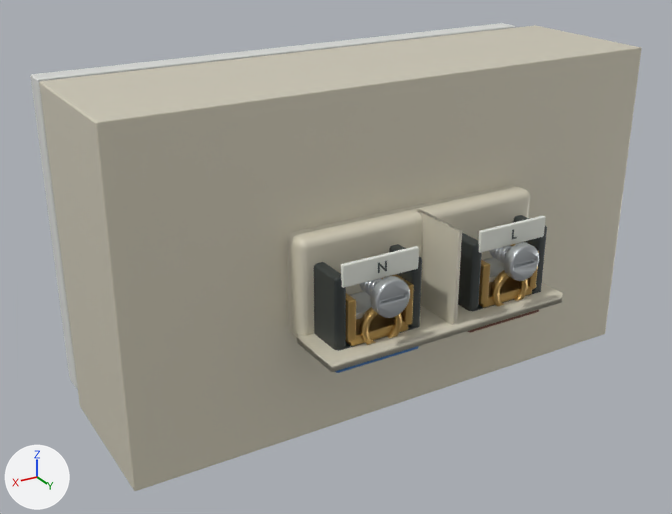
The glTF model lab/public/models/chime_default.glb as it was, and as the next commit left it.
One viewpoint serves both versions: a 50 mm lens placed at (0.708, 1.129, 0.957), pointed at (0.047, 0.026, 0.406). Every picture has the same lights, and +X, +Y and +Z are marked at lower left. The first picture is the older version. Where no turn or scale is listed for an object, it has been applied to the vertices. Vertices at exactly the same position are counted once.

In view in the first picture: 'Moulded terminal legend pad', 'Moulded terminal legend pad.001', 'detail:terminal-clamp:L · Detail machined brass', 'detail:terminal-clamp:L · Detail moulded engineering polymer', 'detail:terminal-clamp:L · Detail zinc plated fixing', 'detail:terminal-clamp:N · Detail machined brass', 'detail:terminal-clamp:N · Detail moulded engineering polymer', 'detail:terminal-clamp:N · Detail zinc plated fixing', 'mark:N', 'node-2', 'node-3', 'part:terminals · Original 5a609f27' and 2 more.
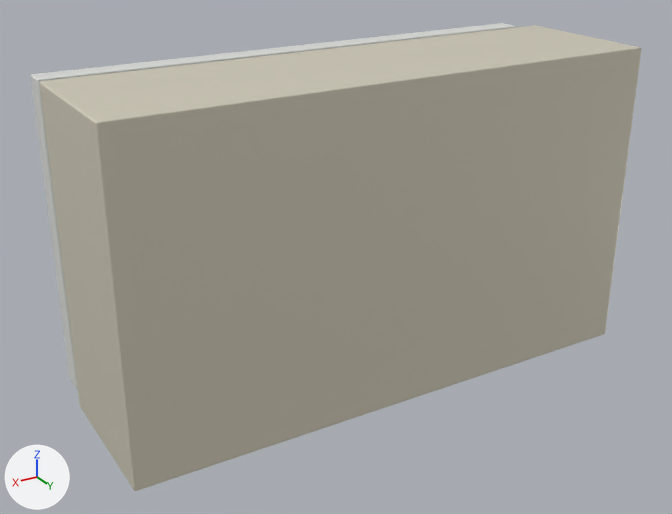
ob_terminal_l is not drawn itself; it is the parent of ob_detail_terminal_clamp_l.
ob_terminal_n is not drawn itself; it is the parent of ob_detail_terminal_clamp_n.

Where the newer file only moved an object's origin or applied its transform, the numbers keep the older frame.

Where the change shows, as pixel boxes (x1, y1, x2, y2) in the pictures (672 x 514 px):
'part:terminals · Original 5a609f27', deleted (pale yellow)
    before: (287, 185, 563, 372)
'detail:terminal-clamp:N · Detail moulded engineering polymer', moved, turned (not visible afterwards)
    before: (314, 244, 422, 351)
'detail:terminal-clamp:N · Detail machined brass', moved, turned (not visible afterwards)
    before: (346, 274, 414, 346)
'detail:terminal-clamp:L · Detail moulded engineering polymer', moved, turned (not visible afterwards)
    before: (458, 215, 547, 311)
'detail:terminal-clamp:N · Detail zinc plated fixing', moved, turned (not visible afterwards)
    before: (350, 276, 410, 319)
'Moulded terminal legend pad.001', reshaped (not visible afterwards)
    before: (341, 246, 419, 288)
'detail:terminal-clamp:L · Detail machined brass', moved, turned (not visible afterwards)
    before: (478, 242, 539, 308)
'detail:terminal-clamp:L · Detail zinc plated fixing', moved, turned (not visible afterwards)
    before: (483, 242, 539, 283)
'Moulded terminal legend pad', reshaped (not visible afterwards)
    before: (478, 216, 546, 253)
'Moulded conductor identification.001', moved, turned (not visible afterwards)
    before: (335, 346, 419, 373)
'Moulded conductor identification', moved, turned (not visible afterwards)
    before: (468, 310, 539, 333)
'mark:N', deleted
    before: (378, 261, 387, 273)

What the commit changed:
me_cube_006 is used by ob_detail_terminal_clamp_l___detail_zinc_plated_fixing; location (-0.108, 0.203, 0.421).
me_cube_006 had 1208 vertices, 2388 faces and spanned x -0.036..0.036, y -0.032..0.065, z -0.0045..0.056.
me_cube_006 now has 1208 vertices, 2388 faces and spans x -0.036..0.036, y -0.4043..-0.3073, z -0.0045..0.056.
me_cube_006 part 1: the whole mesh is turned 180 degrees about the z axis through its middle, then moved by (0.0, -0.3723, 0.0).
me_cube_020 is used by ob_moulded_terminal_legend_pad; location (-0.108, 0.237, 0.484).
me_cube_020 had 96 vertices, 188 faces and spanned x -0.0575..0.0575, y -0.003..0.003, z -0.0155..0.0155.
me_cube_020 now has 96 vertices, 188 faces and spans x -0.0725..0.0725, y -0.4103..-0.4043, z -0.019..0.019.
me_cube_020 part 2: 96 of 96 vertices moved; they spanned x -0.0575..0.0575, y -0.003..0.003, z -0.0155..0.0155 and now span x -0.0725..0.0725, y -0.4103..-0.4043, z -0.019..0.019; mean shift (0.0, -0.4073, 0.0).
me_cube_015 is used by ob_detail_terminal_clamp_n___detail_zinc_plated_fixing; location (0.108, 0.203, 0.421).
me_cube_015 had 1208 vertices, 2388 faces and spanned x -0.036..0.036, y -0.032..0.065, z -0.0045..0.056.
me_cube_015 now has 1208 vertices, 2388 faces and spans x -0.036..0.036, y -0.4043..-0.3073, z -0.0045..0.056.
me_cube_015 part 3: the whole mesh is turned 180 degrees about the z axis through its middle, then moved by (0.0, -0.3723, 0.0).
me_cube_021 is used by ob_moulded_terminal_legend_pad_001; location (0.108, 0.237, 0.484).
me_cube_021 had 96 vertices, 188 faces and spanned x -0.0575..0.0575, y -0.003..0.003, z -0.0155..0.0155.
me_cube_021 now has 96 vertices, 188 faces and spans x -0.0725..0.0725, y -0.4103..-0.4043, z -0.019..0.019.
me_cube_021 part 4: 96 of 96 vertices moved; they spanned x -0.0575..0.0575, y -0.003..0.003, z -0.0155..0.0155 and now span x -0.0725..0.0725, y -0.4103..-0.4043, z -0.019..0.019; mean shift (0.0, -0.4073, 0.0).
Object 'part:terminals · Original 5a609f27' (ob_part_terminals___original_5a609f27) is deleted.
Object 'terminal:L' (ob_terminal_l) turns from (0, -180, 0) to (0, 0, 0) degrees about x, y and z.
Object 'terminal:L' (ob_terminal_l) moves from (-0.108, 0.402, -0.236) to (-0.108, 0.402, 0.169).
Object 'terminal:N' (ob_terminal_n) turns from (0, -180, 0) to (0, 0, 0) degrees about x, y and z.
Object 'terminal:N' (ob_terminal_n) moves from (0.108, 0.402, -0.236) to (0.108, 0.402, 0.169).
Object 'mark:N' (ob_mark_n) is deleted.
